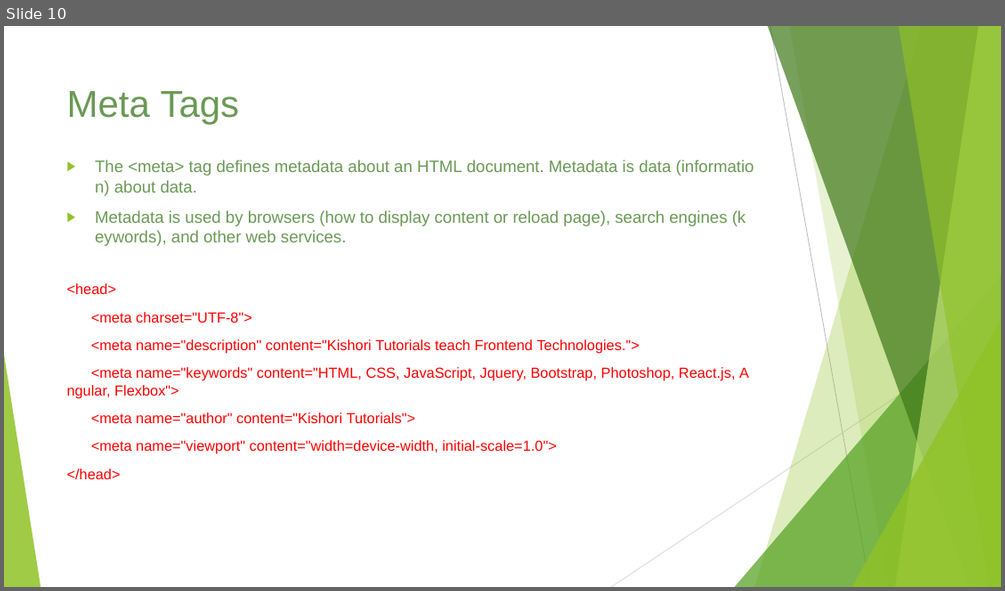
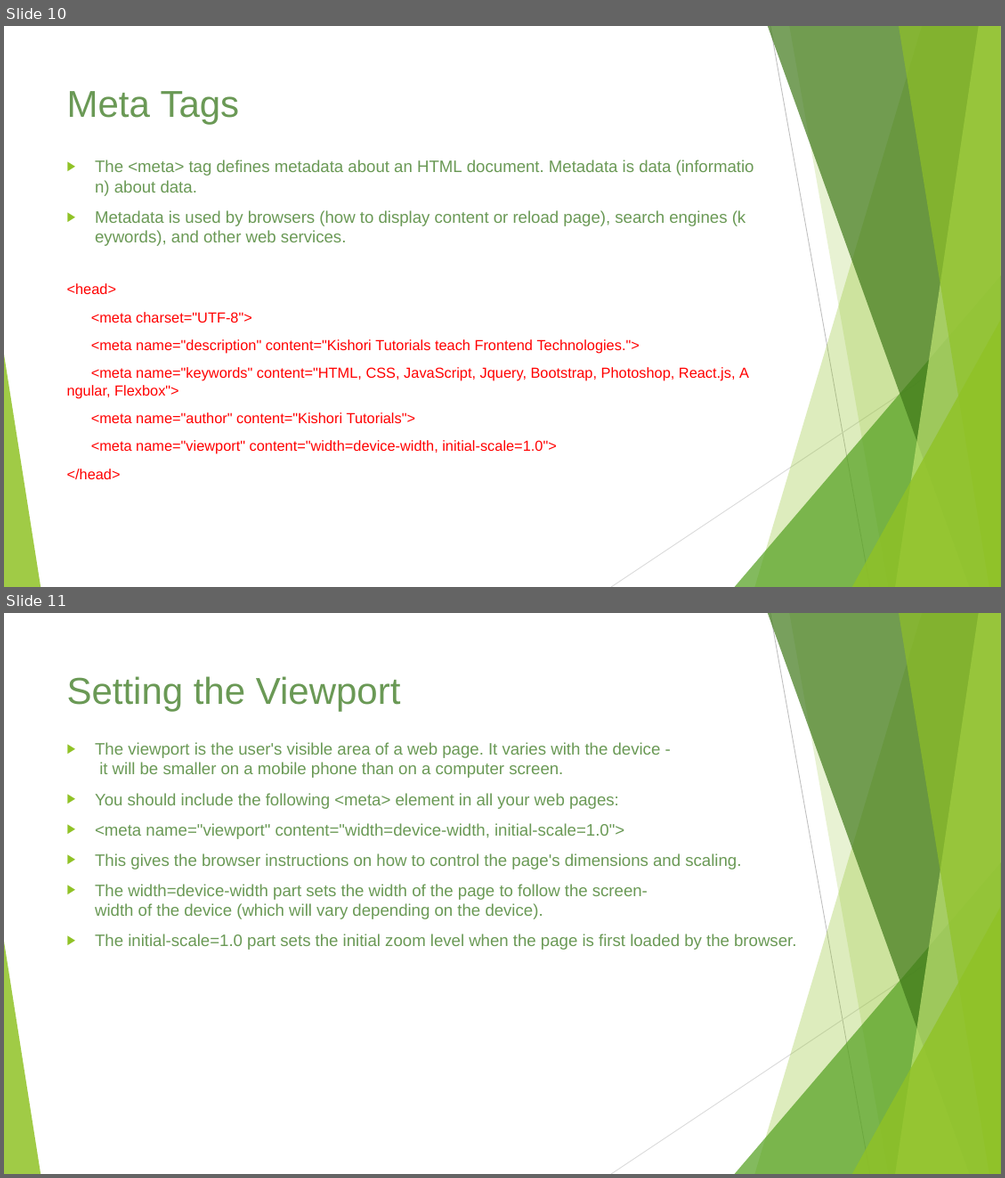
Before and after one commit to ameysawant/webdesigncourse, a slide deck: Web Design Course.pptx. Shown one above the other, each under a label of ours: slide 10 before the commit, slides 10 and 11 after it. The pictures are 1005x591 and 1005x1178 pixels, drawn with LibreOffice and Linux fonts; fonts in the diff are those of the drawing. Boxes give left, top, right and bottom in pixels: in the first picture for what was removed or moved away, otherwise in the second. Text is boxed around its words. In the diff, an @@ line names an element or a change of style, - is before the commit and + after.

```diff
--- a/Web Design Course.pptx
+++ b/Web Design Course.pptx
@@ slide 11 added at (4, 613, 1001, 1174), background #FFFFFF; not listed: 10 template elements that a slide beside it also shows @@
@@ title added at (67, 676, 401, 711), 36 pt, text #6A9955 @@
+Setting the Viewport
@@ text added at (95, 742, 796, 949), 16 pt, text #6A9955 @@
+▶ The viewport is the user's visible area of a web page. It varies with the device - it will be smaller on a mobile phone than on a computer screen.
+▶ You should include the following <meta> element in all your web pages:
+▶ <meta name="viewport" content="width=device-width, initial-scale=1.0">
+▶ This gives the browser instructions on how to control the page's dimensions and scaling.
+▶ The width=device-width part sets the width of the page to follow the screen-width of the device (which will vary depending on the device).
+▶ The initial-scale=1.0 part sets the initial zoom level when the page is first loaded by the browser.
```
Also in this commit, not shown: 6 slides changed, 23 other slides added, 6 other files.
